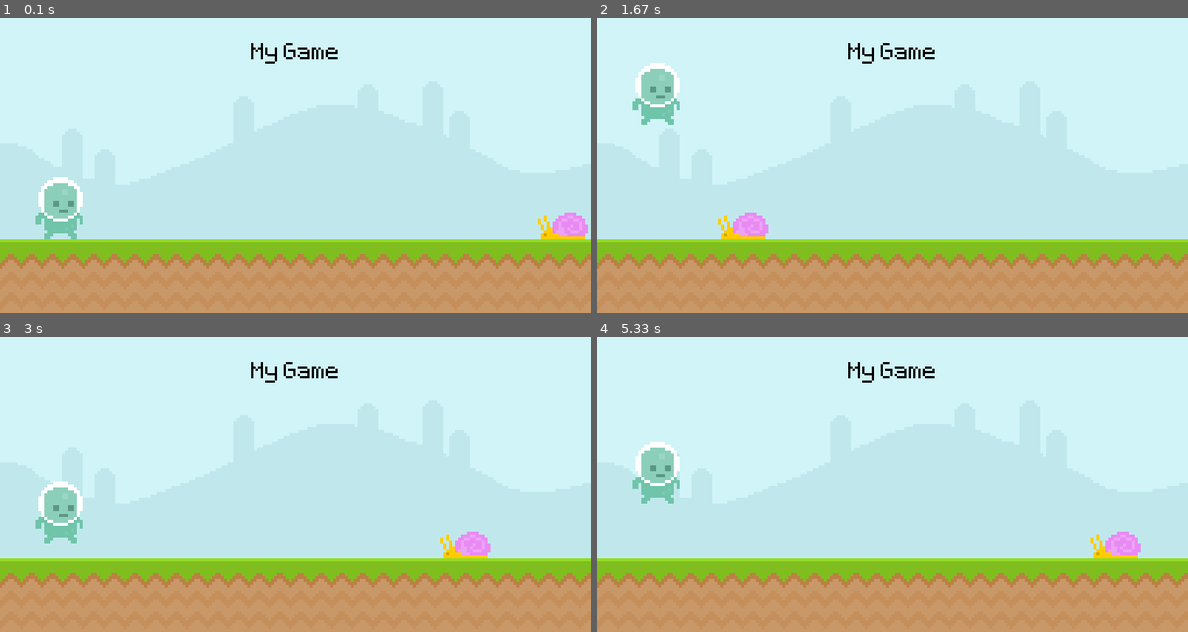
Above: before the commit, frames 1-4 (two rows, left to right).
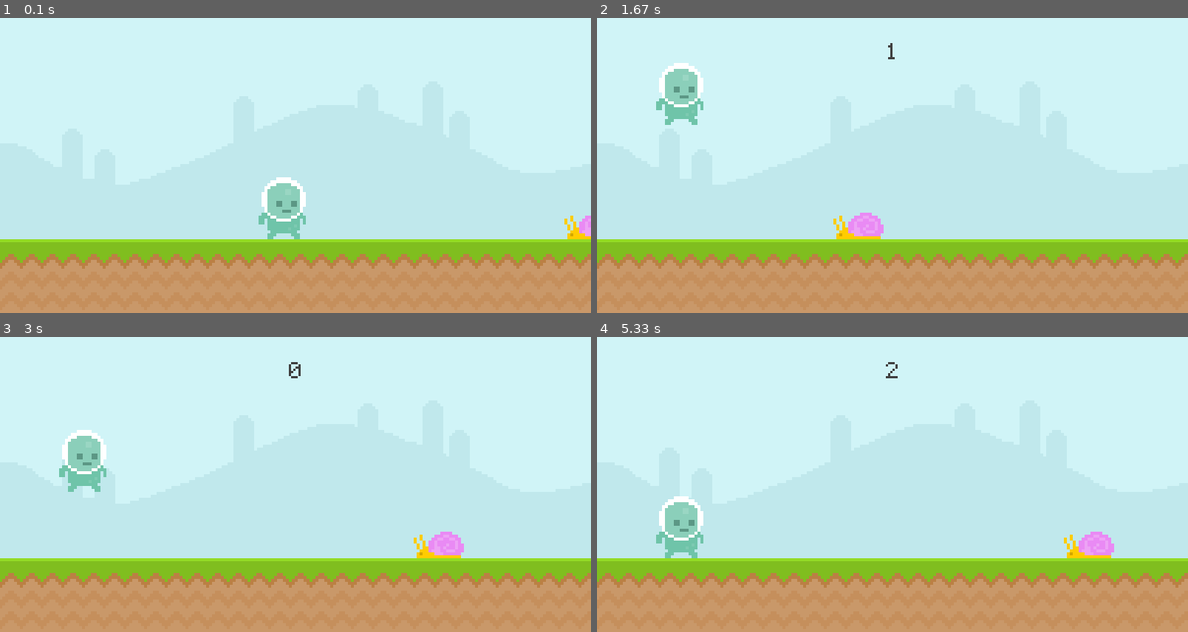
Above: after the commit, the same moments.

Repository: lochhapu/learning-pygame
Game: pygame game, started from my_game.py
Same seed, same stepped clock (60 frames per second), same inputs: the game is played once before the commit and once after it.
Inputs:
- Up to frame 1 (0.1 s): no input
- Up to frame 2 (1.67 s): tap Space at 0.33, 0.67 s; hold Up from 1.5 s (still down)
- Up to frame 3 (3 s): release Up at 1.97 s; tap Space at 2, 2.4 s; hold Up 2.33-2.63 s
- Up to frame 4 (5.33 s): hold Up 3.07-3.37 s; tap Space at 3.13, 3.47, 3.87, 4.2, 4.6 s; hold Up 3.4-3.77 s; hold Up 3.8-4.1 s; hold Up 4.13-4.5 s; hold Up 4.53-4.83 s; hold Up from 5.27 s (still down)

The runs differ from the first frame. In frame 1, 3.4% of the frame differs, in the area x 6-100%, y 8-75%; in frame 2, 3.2%; in frame 3, 3.7%, in the area x 6-83%, y 8-75%; in frame 4, 3.7%.

Commit message:
added game over state, start state, restart

Diff:
--- a/my_game.py
+++ b/my_game.py
@@ -1,5 +1,13 @@
 import pygame
 from sys import exit
+
+def display_score():
+    current_time = pygame.time.get_ticks() - start_time
+    current_time = int(current_time / 1000)
+    score_surface = test_font.render(f'{current_time}', False, (64, 64, 64))
+    score_rectangle = score_surface.get_rect(center = (400, 50))
+    screen.blit(score_surface, score_rectangle)
+    return current_time
 
 pygame.init()
 screen = pygame.display.set_mode((800, 400))
@@ -8,14 +16,15 @@
 test_font = pygame.font.Font('fonts/Pixeltype.ttf', 50)
 sky_surface = pygame.image.load('graphics/sky.png').convert()
 ground_surface = pygame.image.load('graphics/ground.png').convert()
-text_surface = test_font.render(f'My Game', False, 'Black')
-text_rectangle = text_surface.get_rect(center=(400, 50))
 snail_surface = pygame.image.load('graphics/snail/snail_1.png').convert_alpha()
 snail_rectangle = snail_surface.get_rect(midbottom=(800, 300))
 player_surface = pygame.image.load('graphics/player/player_walk_1.png').convert_alpha()
 player_rectangle = player_surface.get_rect(midbottom=(80, 300))
 player_gravity = 0
 player_jumped = False
+game_active = False
+start_time = 0
+just_started = True
 
 # Game loop
 while True:
@@ -26,46 +35,67 @@
             pygame.quit()
             exit()
 
-        # Player movement: jumping
-        if event.type == pygame.KEYDOWN:
-            if (event.key == pygame.K_UP or event.key == pygame.K_SPACE) and player_jumped == False:
-                player_gravity = -20
-                player_jumped = True
+        if game_active:
+            # Player movement: jumping
+            if event.type == pygame.KEYDOWN:
+                if (event.key == pygame.K_UP or event.key == pygame.K_SPACE) and player_jumped == False:
+                    player_gravity = -20
+                    player_jumped = True
+        else:
+            # Start or restart game
+            player_rectangle.x = 80
+            if event.type == pygame.KEYDOWN:
+                game_active = True
+                just_started = False
+                snail_rectangle.x = 800
+                start_time = pygame.time.get_ticks()
 
-    # Moving left & right
-    keys = pygame.key.get_pressed()
-    if keys[pygame.K_LEFT]:
-        player_rectangle.x -= 5
-    if keys[pygame.K_RIGHT]:
-        player_rectangle.x += 5
+    if game_active:
+        # Snail movement logic
+        if snail_rectangle.x < -100:
+            snail_rectangle.x = 800
+        else:
+            snail_rectangle.x -= 6
 
-    # Snail movement logic
-    if snail_rectangle.x < -100:
-        snail_rectangle.x = 800
+        # Player gravity
+        player_rectangle.y += player_gravity
+        if (player_jumped == True):
+            player_gravity += 1
+        if (player_jumped == True and player_rectangle.bottom >= 300):
+            player_jumped = False
+            player_rectangle.bottom = 300
+            player_gravity = 0
+
+        # Check collision of player and snail
+        if player_rectangle.colliderect(snail_rectangle):
+            game_active = False
+
+        # Draw
+        screen.blit(sky_surface, (0, 0))
+        screen.blit(ground_surface, (0, 300))
+        screen.blit(player_surface, player_rectangle)
+        screen.blit(snail_surface, snail_rectangle)
+        score = display_score()
+
+    elif just_started:
+        player_rectangle.x = 350
+        screen.blit(sky_surface, (0, 0))
+        screen.blit(ground_surface, (0, 300))
+        screen.blit(player_surface, player_rectangle)
+        screen.blit(snail_surface, snail_rectangle)
+
+    # Game over state
     else:
-        snail_rectangle.x -= 6
-
-    # Check collision of player and snail
-    if player_rectangle.colliderect(snail_rectangle):
-        print('Collision detected.')
-    else:
-        print(0)
-
-    # Player gravity
-    player_rectangle.y += player_gravity
-    if (player_jumped == True):
-        player_gravity += 1
-    if (player_jumped == True and player_rectangle.bottom >= 300):
-        player_jumped = False
-        player_rectangle.bottom = 300
-        player_gravity = 0
-
-    # Draw
-    screen.blit(sky_surface, (0, 0))
-    screen.blit(ground_surface, (0, 300))
-    screen.blit(player_surface, player_rectangle)
-    screen.blit(snail_surface, snail_rectangle)
-    screen.blit(text_surface, text_rectangle)
+        score_text = test_font.render(f'Your score: {score}', False, (64, 64, 64))
+        score_rect = score_text.get_rect(center = (400, 150))
+        text = test_font.render('Press any key to start again.', False, (64, 64, 64))
+        text_rect = text.get_rect(center = (400, 200))
+        screen.blit(sky_surface, (0, 0))
+        screen.blit(ground_surface, (0, 300))
+        screen.blit(player_surface, player_rectangle)
+        screen.blit(snail_surface, snail_rectangle)
+        screen.blit(score_text, score_rect)
+        screen.blit(text, text_rect)
 
     # Update the display and maintain a stable frame rate
     pygame.display.update()
